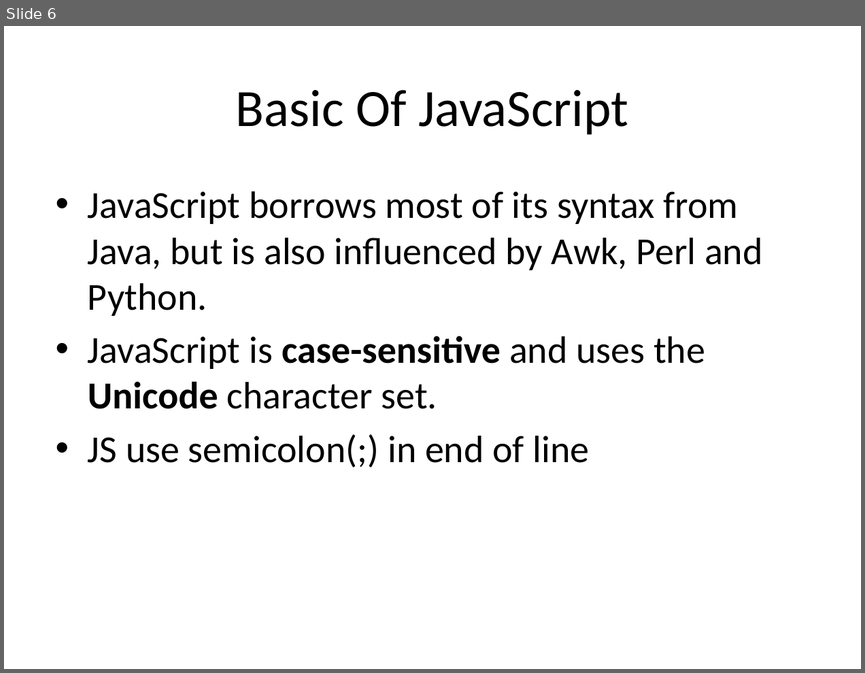
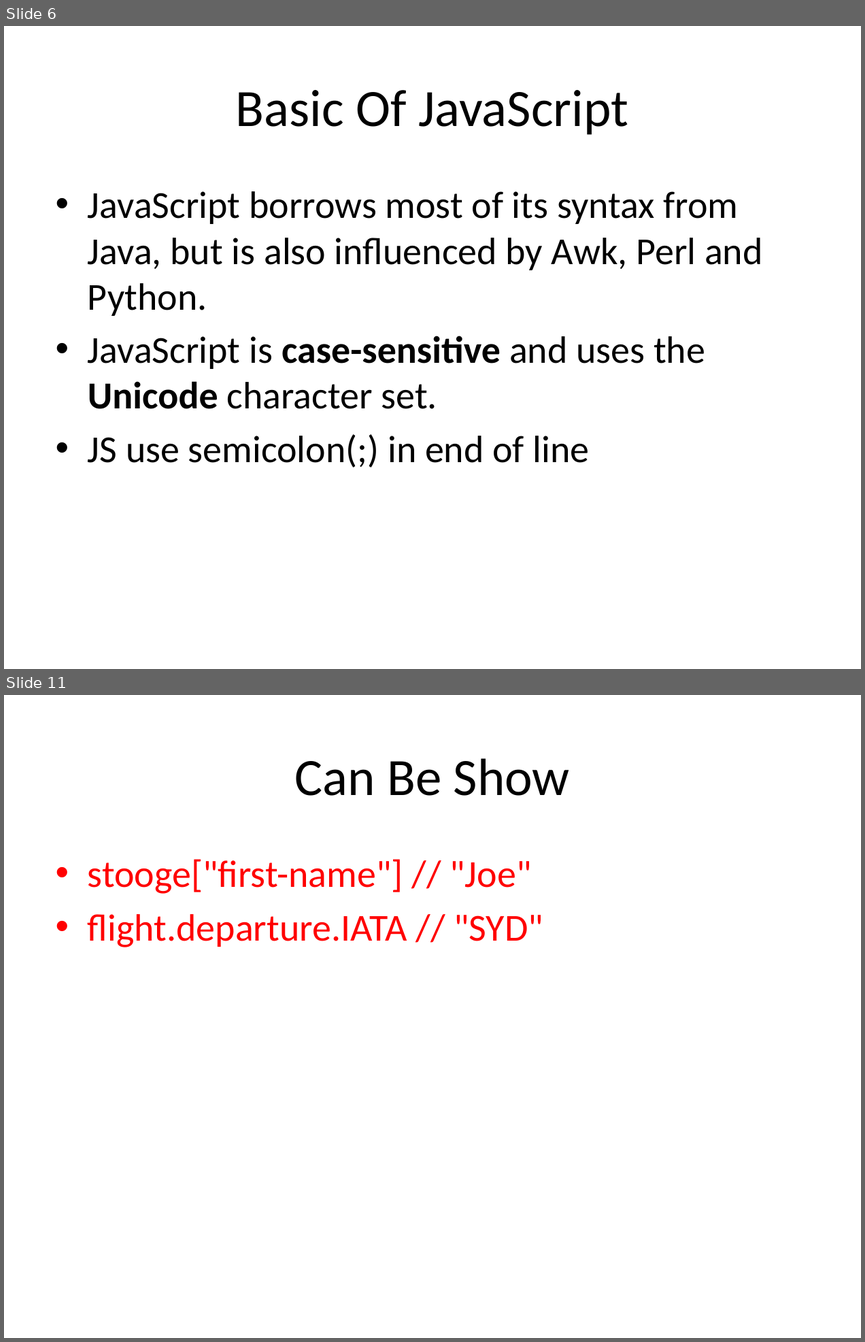
Before and after one commit to kuliketik/nullJSLearn, a slide deck: Introduction JavaScript.pptx. Shown one above the other, each under a label of ours: slide 6 before the commit, slides 6 and 11 after it; the slides between them are not shown. The pictures are 865x673 and 865x1342 pixels, drawn with LibreOffice and Linux fonts; fonts in the diff are those of the drawing. Boxes give left, top, right and bottom in pixels: in the first picture for what was removed or moved away, otherwise in the second. Text is boxed around its words. In the diff, an @@ line names an element or a change of style, - is before the commit and + after.

```diff
--- a/Introduction JavaScript.pptx
+++ b/Introduction JavaScript.pptx
@@ slide 11 added at (4, 695, 861, 1338), background #FFFFFF @@
@@ title added at (295, 758, 570, 796), 44 pt, text #000000 @@
+Can Be Show
@@ text added at (88, 859, 543, 947), 32 pt, text #FF0000 @@
+• stooge["first-name"] // "Joe"
+• flight.departure.IATA // "SYD"
```
Also in this commit, not shown: 9 other slides added.
